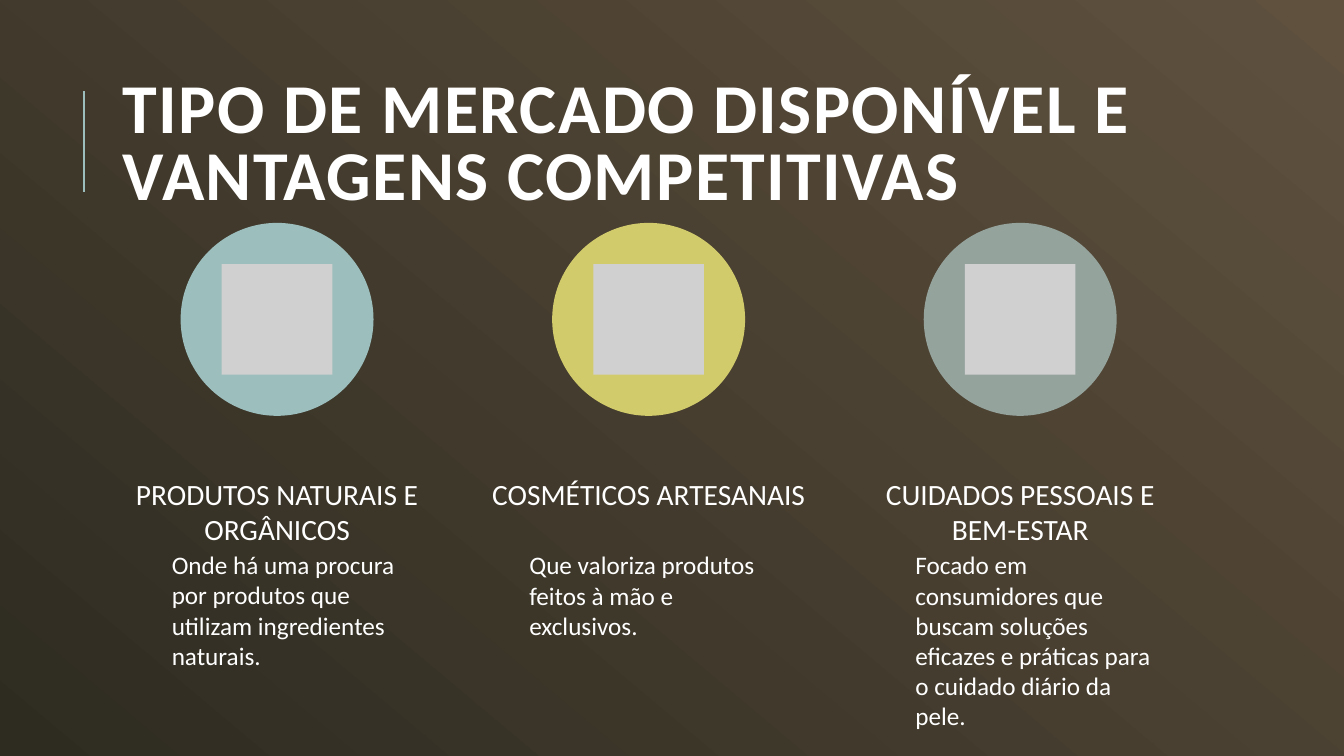
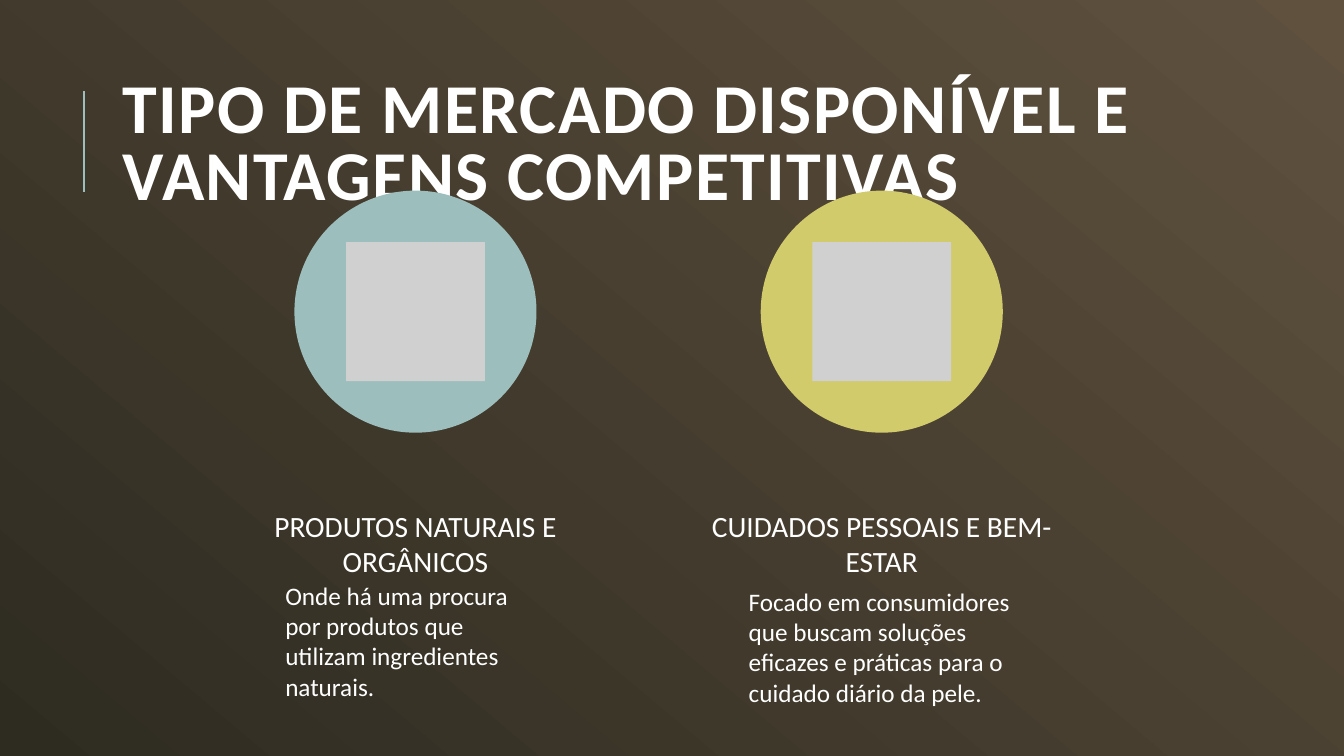
Before and after one commit to fernandapcaetano/FATEC, a slide deck: slide 6 of Prática de Gestão de projetos/Marketing/P1/Café & Glicerina e.pptx. Drawn at 1344x756 pixels with LibreOffice and Linux fonts; fonts in the diff are those of the drawing; grey boxes stand for pictures. Boxes give left, top, right and bottom in pixels: in the first picture for what was removed or moved away, otherwise in the second. Text is boxed around its words. In the diff, an @@ line names an element or a change of style, - is before the commit and + after.

```diff
--- a/Prática de Gestão de projetos/Marketing/P1/Café & Glicerina e.pptx
+++ b/Prática de Gestão de projetos/Marketing/P1/Café & Glicerina e.pptx
@@ ellipse: place and size @@
-ellipse at [180,223,373,415]
+ellipse at [294,191,536,433]
@@ ellipse: place and size @@
-ellipse at [553,223,745,415]
+ellipse at [761,191,1003,433]
@@ picture added at [346,242,485,381] @@
@@ picture: place and size @@
-picture at [594,264,705,375]
+picture at [813,242,952,381]
@@ group removed at [222,223,1116,505]: 2 pictures, 1 text, 1 ellipse @@
-COSMÉTICOS ARTESANAIS
@@ text "PRODUTOS NATURAIS E ORGÂNICOS": place and size @@
-text "PRODUTOS NATURAIS E ORGÂNICOS" at [136,486,418,540]
+text "PRODUTOS NATURAIS E ORGÂNICOS" at [274,518,556,572]
@@ text "CUIDADOS PESSOAIS E BEM-ESTAR" rewrapped from [886,486,1154,540] to [712,518,1051,572] @@
@@ text removed at [529,556,755,635] @@
-Que valoriza produtos feitos à mão e exclusivos.
@@ text "Onde há uma procura por ...": place and size @@
-text "Onde há uma procura por ..." at [172,556,394,665]
+text "Onde há uma procura por ..." at [285,587,508,696]
@@ text "Focado em consumidores que buscam ..." rewrapped from [915,556,1151,729] to [749,593,1009,706] @@
```
Also in this commit, not shown: 1 other slide changed.
